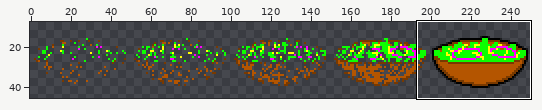
Sprite sheet: PlaqueAttack/PlaqueAttackContent/images/saladFadeIn.png. Above: a wide view before the commit, with the close-up outlined.
Close-up. Before:
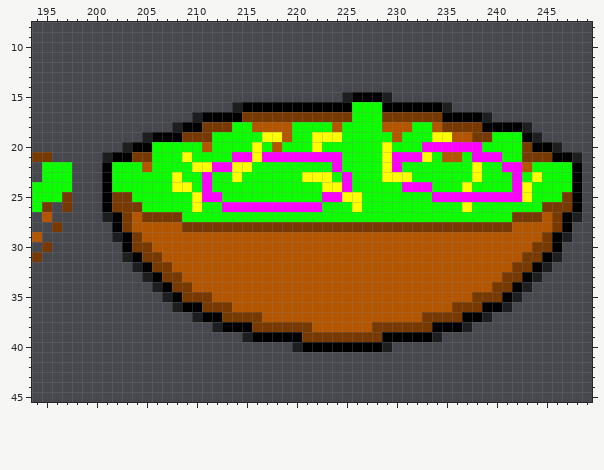
Shown: x 194..249, y 8..45. The wide view leaves out empty margins.
And afterwards:
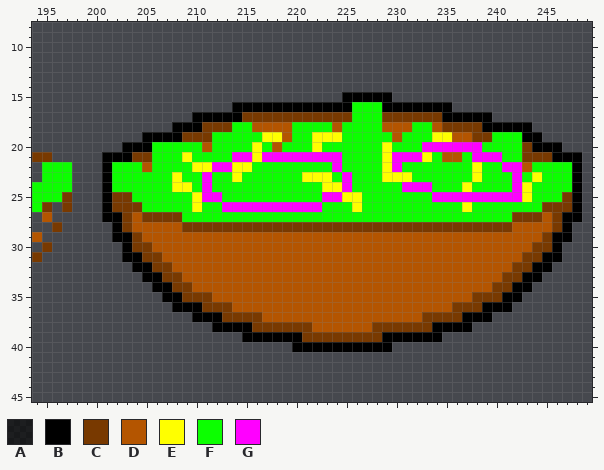
Palette (. is transparent): A #00000096  B #000000  C #783900  D #b45500  E #ffff00  F #0cff00  G #ff00ff
Diff:
file 250x50 -> 1000x200 pixels (blocks of 1x1 -> 4x4; one block is one cell here)
The edit turns colour A into colour B in row 15 at x 225 and 229; in row 16 at x 214 and 235; in row 17 at x 210 and 239; in row 18 at x 208 and 243; in row 19 at x 205 and 244; in row 20 at x 203 and 246.
The edit turns colour A into colour B in row 21 at x 201 and 248; in row 27 at x 201 and 248; in row 29 at x 202 and 247; in row 31 at x 203 and 246; in row 32 at x 204 and 245; in row 33 at x 205 and 244.
The edit turns colour A into colour B in row 34 at x 206 and 243; in row 35 at x 207 and 242; in row 36 at x 208 and 241; in row 37 at x 210 and 239; in row 38 at x 212 and 237; in row 39 at x 215 and 234.
The edit turns colour A into colour B in row 40 at x 220 and 229.
Pixel boxes of the changes (left, top, right, bottom) in both close-ups:
changed: (342, 92, 392, 102)
changed: (102, 102, 242, 162)
changed: (442, 102, 452, 112)
changed: (482, 112, 582, 162)
changed: (102, 212, 302, 352)
changed: (432, 212, 582, 342)
changed: (382, 342, 392, 352)
